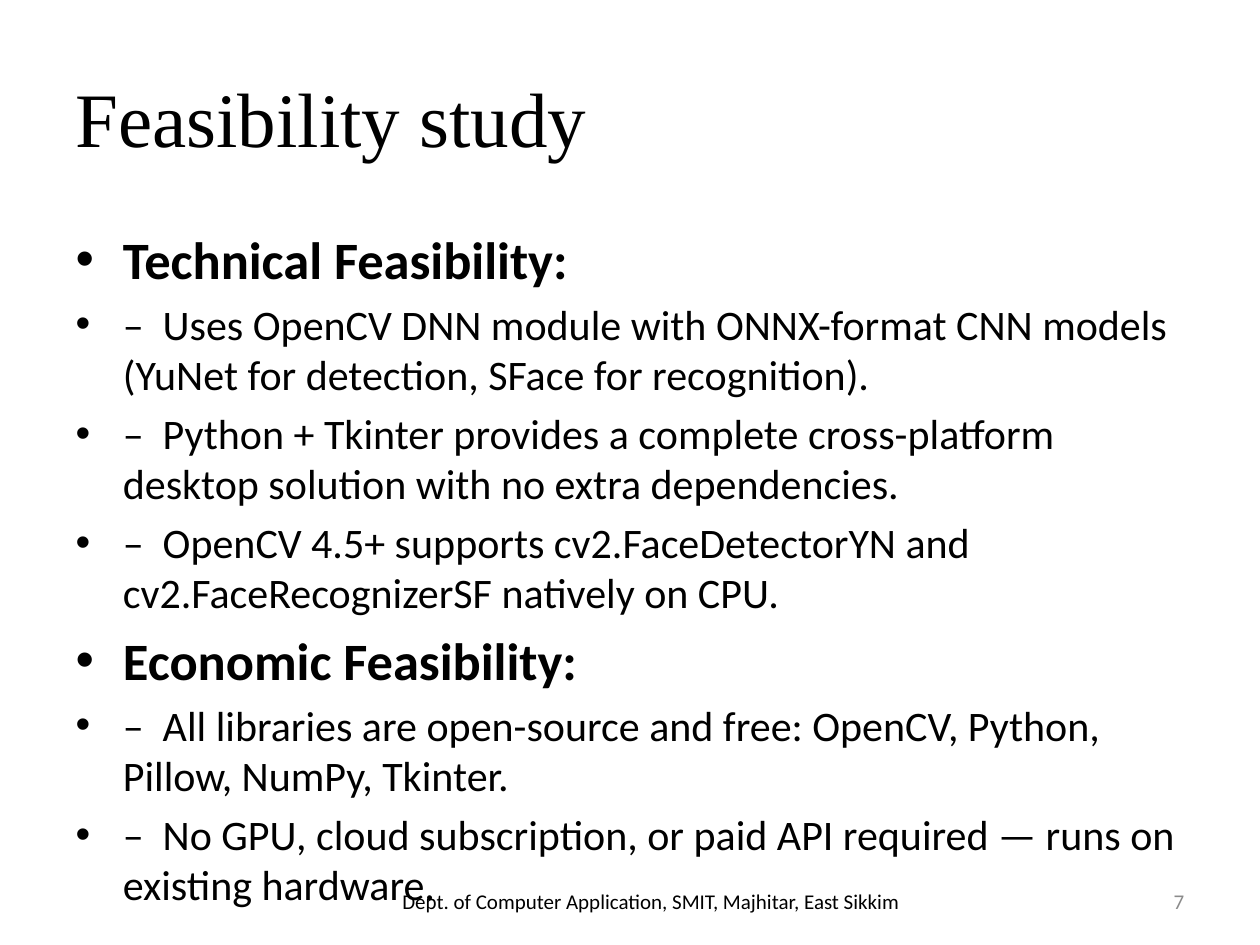
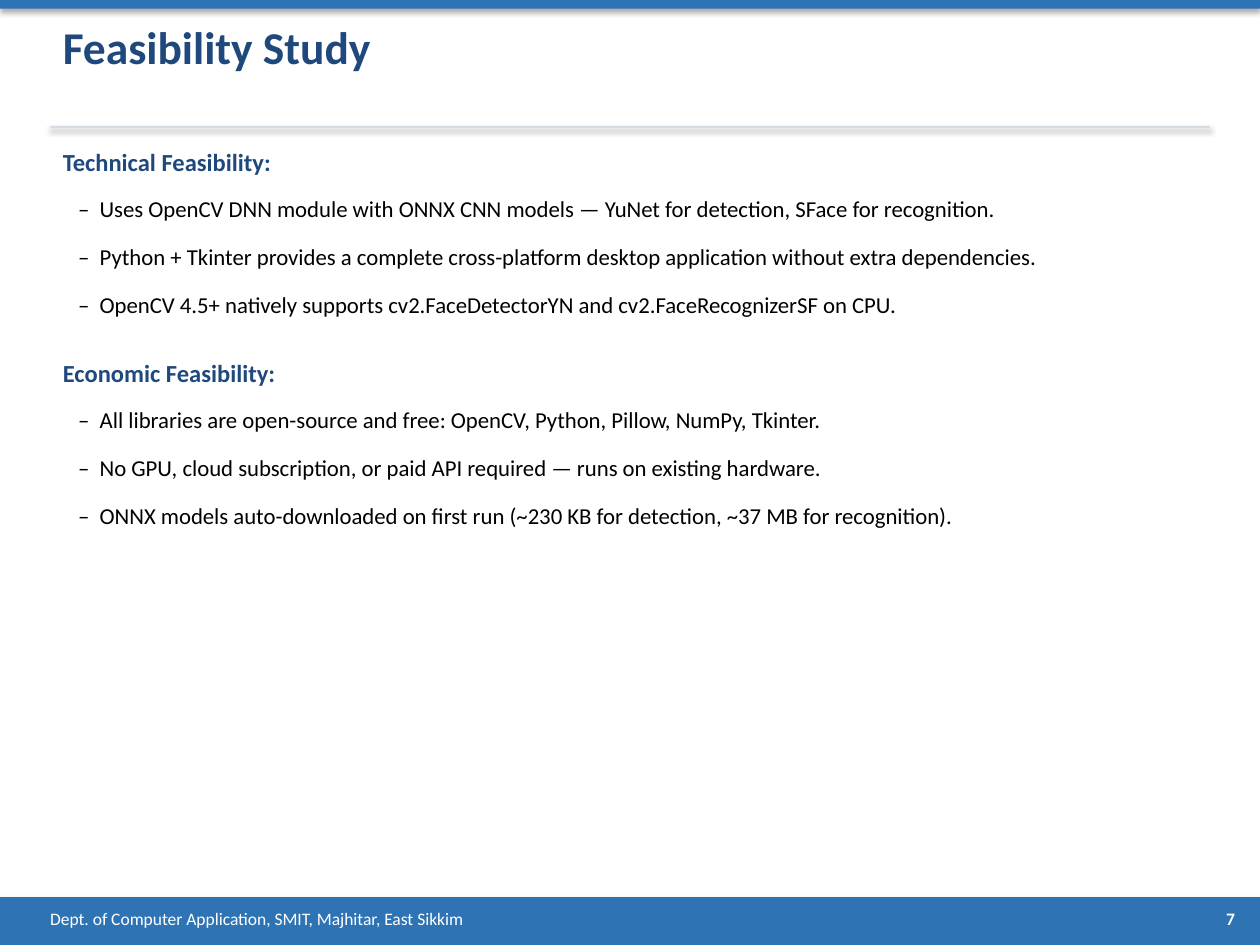
Before and after one commit to prageshdir/FACEE, a slide deck: slide 7 of FACEE_Presentation.pptx. Drawn at 1260x945 pixels with LibreOffice and Linux fonts; fonts in the diff are those of the drawing. Boxes give left, top, right and bottom in pixels: in the first picture for what was removed or moved away, otherwise in the second. Text is boxed around its words. In the diff, an @@ line names an element or a change of style, - is before the commit and + after.

```diff
--- a/FACEE_Presentation.pptx
+++ b/FACEE_Presentation.pptx
@@ rectangle added at [0,0,1260,9], fill #2E74B5 @@
@@ text "Feasibility Study" at [63,32,370,71]: vertical alignment middle to top @@
@@ text at [63,32,370,71]: text changed; size 44 to 26 pt; font Times New Roman to Calibri; text colour #000000 to #1F497D; bold on @@
-Feasibility study
+Feasibility Study
@@ rectangle added at [50,126,1210,129], fill #D6DCE4 @@
@@ text added at [63,153,271,175], 14 pt, text #1F497D, bold @@
+Technical Feasibility:
@@ text added at [100,201,994,221], 13 pt, text #000000 @@
+– Uses OpenCV DNN module with ONNX CNN models — YuNet for detection, SFace for recognition.
@@ text added at [100,249,1036,269], 13 pt, text #000000 @@
+– Python + Tkinter provides a complete cross-platform desktop application without extra dependencies.
@@ text removed at [123,242,1174,857] @@
-• Technical Feasibility:
-• – Uses OpenCV DNN module with ONNX-format CNN models (YuNet for detection, SFace for recognition).
-• – Python + Tkinter provides a complete cross-platform desktop solution with no extra dependencies.
-• – OpenCV 4.5+ supports cv2.FaceDetectorYN and cv2.FaceRecognizerSF natively on CPU.
-• Economic Feasibility:
-• – All libraries are open-source and free: OpenCV, Python, Pillow, NumPy, Tkinter.
-• – No GPU, cloud subscription, or paid API required — runs on existing hardware.
@@ text added at [100,297,896,317], 13 pt, text #000000 @@
+– OpenCV 4.5+ natively supports cv2.FaceDetectorYN and cv2.FaceRecognizerSF on CPU.
@@ text added at [63,364,275,386], 14 pt, text #1F497D, bold @@
+Economic Feasibility:
@@ text added at [100,412,820,432], 13 pt, text #000000 @@
+– All libraries are open-source and free: OpenCV, Python, Pillow, NumPy, Tkinter.
@@ text added at [100,460,821,480], 13 pt, text #000000 @@
+– No GPU, cloud subscription, or paid API required — runs on existing hardware.
@@ text added at [100,507,952,528], 13 pt, text #000000 @@
+– ONNX models auto-downloaded on first run (~230 KB for detection, ~37 MB for recognition).
@@ rectangle added at [0,897,1260,945], fill #2E74B5 @@
@@ text "Dept. of Computer Application, SMIT, ...": place and size @@
-text "Dept. of Computer Application, SMIT, ..." at [402,891,899,913]
+text "Dept. of Computer Application, SMIT, ..." at [50,913,463,928]
@@ text "Dept. of Computer Application, SMIT, ..." at [50,913,463,928]: size 12 to 10 pt, text colour #000000 to #FFFFFF; alignment centre to left; vertical alignment middle to top @@
@@ text "7": place and size @@
-text "7" at [1174,895,1185,909]
+text "7" at [1226,913,1235,925]
@@ text "7" at [1226,913,1235,925]: size 12 to 10 pt, text colour #8C8C8C to #FFFFFF, bold on; vertical alignment middle to top @@
```
Also in this commit, not shown: 21 other slides changed, 4 slides added, 6 slides removed, 1 other file.
